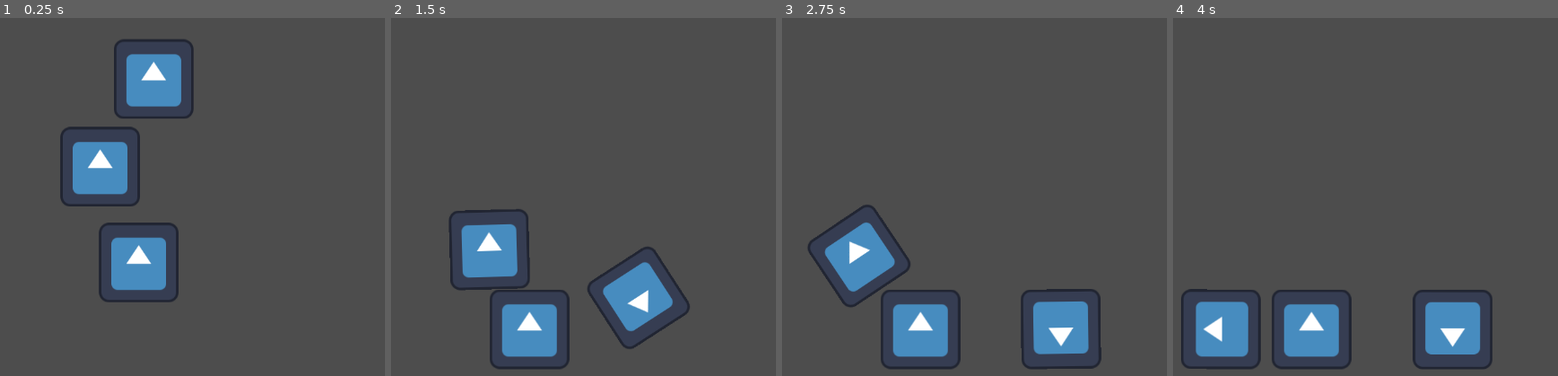
Above: before the commit, frames 1-4 (left to right).
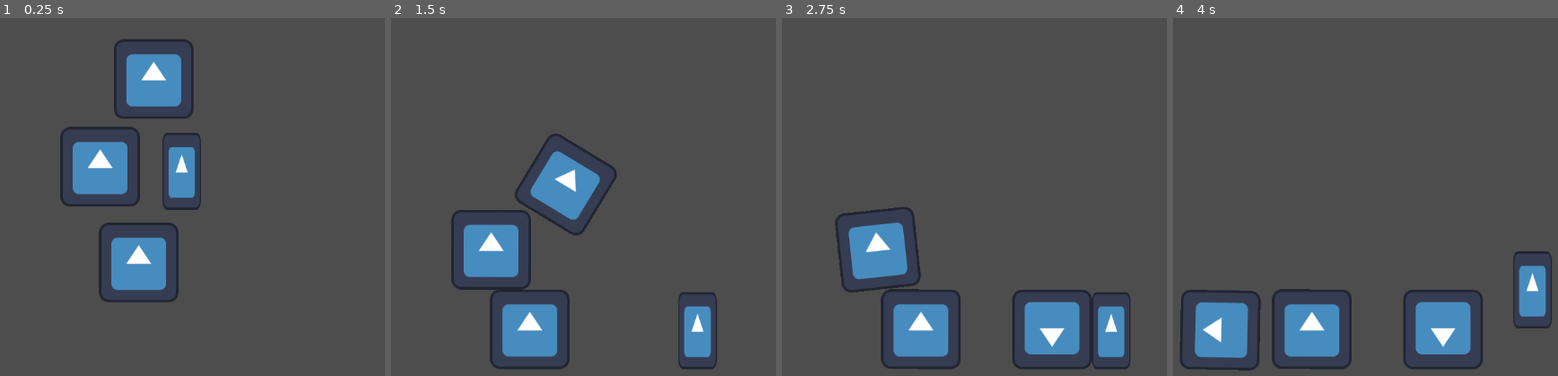
Above: after the commit, the same moments.

Repository: Alfie-Edwards/bubble-force
Game: Godot game, scene res://app.tscn
Same seed, same stepped clock (60 frames per second), same inputs: the game is played once before the commit and once after it. The engine's default icon, where the game draws it, is replaced by a stand-in: a white triangle on a blue panel in a dark square.
Inputs:
- Up to frame 1 (0.25 s): no input
- Up to frame 2 (1.5 s): tap Enter (ui_accept) at 0.5, 0.6, 0.77, 1.07, 1.35 s; hold Right (ui_right) from 0.53 s (still down)
- Up to frame 3 (2.75 s): tap Enter (ui_accept) at 1.52, 1.82, 2.1 s; release Right (ui_right) at 2.03 s; hold Left (ui_left) from 2.03 s (still down)
- Up to frame 4 (4 s): release Left (ui_left) at 2.78 s; hold Right (ui_right) from 2.78 s (still down); tap Enter (ui_accept) at 2.85, 3.02, 3.32, 3.6, 3.77 s

The runs differ from the first frame. In frame 1, 1.3% of the frame differs, in the area x 42-53%, y 32-54%; in frame 2, 7.5%, in the area x 14-85%, y 32-98%; in frame 3, 5.8%; in frame 4, 3.6%.

Commit message:
Add player scene

Diff:
--- /dev/null
+++ b/bubble-force/game_objects/player.gd
@@ -0,0 +1,25 @@
+extends CharacterBody2D
+
+
+const SPEED = 300.0
+const JUMP_VELOCITY = -400.0
+
+
+func _physics_process(delta: float) -> void:
+	# Add the gravity.
+	if not is_on_floor():
+		velocity += get_gravity() * delta
+
+	# Handle jump.
+	if Input.is_action_just_pressed("ui_accept") and is_on_floor():
+		velocity.y = JUMP_VELOCITY
+
+	# Get the input direction and handle the movement/deceleration.
+	# As good practice, you should replace UI actions with custom gameplay actions.
+	var direction := Input.get_axis("ui_left", "ui_right")
+	if direction:
+		velocity.x = direction * SPEED
+	else:
+		velocity.x = move_toward(velocity.x, 0, SPEED)
+
+	move_and_slide()
--- /dev/null
+++ b/bubble-force/game_objects/player.tscn
@@ -0,0 +1,18 @@
+[gd_scene load_steps=4 format=3 uid="uid://ycl1q4vqjohy"]
+
+[ext_resource type="Texture2D" uid="uid://dgouotbqoh36d" path="res://icon.svg" id="1_eimu0"]
+[ext_resource type="Script" path="res://game_objects/player.gd" id="1_sf1id"]
+
+[sub_resource type="RectangleShape2D" id="RectangleShape2D_fdle0"]
+size = Vector2(62, 124)
+
+[node name="Player" type="CharacterBody2D"]
+script = ExtResource("1_sf1id")
+
+[node name="CollisionShape2D" type="CollisionShape2D" parent="."]
+shape = SubResource("RectangleShape2D_fdle0")
+
+[node name="Sprite2D" type="Sprite2D" parent="."]
+position = Vector2(-5.96046e-07, -5.96046e-08)
+scale = Vector2(0.484375, 0.96875)
+texture = ExtResource("1_eimu0")
--- a/bubble-force/levels/van.tscn
+++ b/bubble-force/levels/van.tscn
@@ -1,6 +1,7 @@
-[gd_scene load_steps=3 format=3 uid="uid://cjfqc6a0ngmr3"]
+[gd_scene load_steps=4 format=3 uid="uid://cjfqc6a0ngmr3"]
 
 [ext_resource type="PackedScene" uid="uid://cukbhgmh462b4" path="res://game_objects/box.tscn" id="1_774ox"]
+[ext_resource type="PackedScene" uid="uid://ycl1q4vqjohy" path="res://game_objects/player.tscn" id="2_dda04"]
 
 [sub_resource type="RectangleShape2D" id="RectangleShape2D_0wj6x"]
 size = Vector2(733, 575)
@@ -13,9 +14,9 @@
 position = Vector2(356.5, 277.5)
 shape = SubResource("RectangleShape2D_0wj6x")
 
-[node name="StaticBody2D" type="StaticBody2D" parent="."]
+[node name="Walls" type="StaticBody2D" parent="."]
 
-[node name="CollisionPolygon2D" type="CollisionPolygon2D" parent="StaticBody2D"]
+[node name="CollisionPolygon2D" type="CollisionPolygon2D" parent="Walls"]
 build_mode = 1
 polygon = PackedVector2Array(0, 1, 0, 564, 695, 565, 691, -7)
 
@@ -27,3 +28,6 @@
 
 [node name="Box" parent="." instance=ExtResource("1_774ox")]
 position = Vector2(246, 211)
+
+[node name="Player" parent="." instance=ExtResource("2_dda04")]
+position = Vector2(377, 218)
